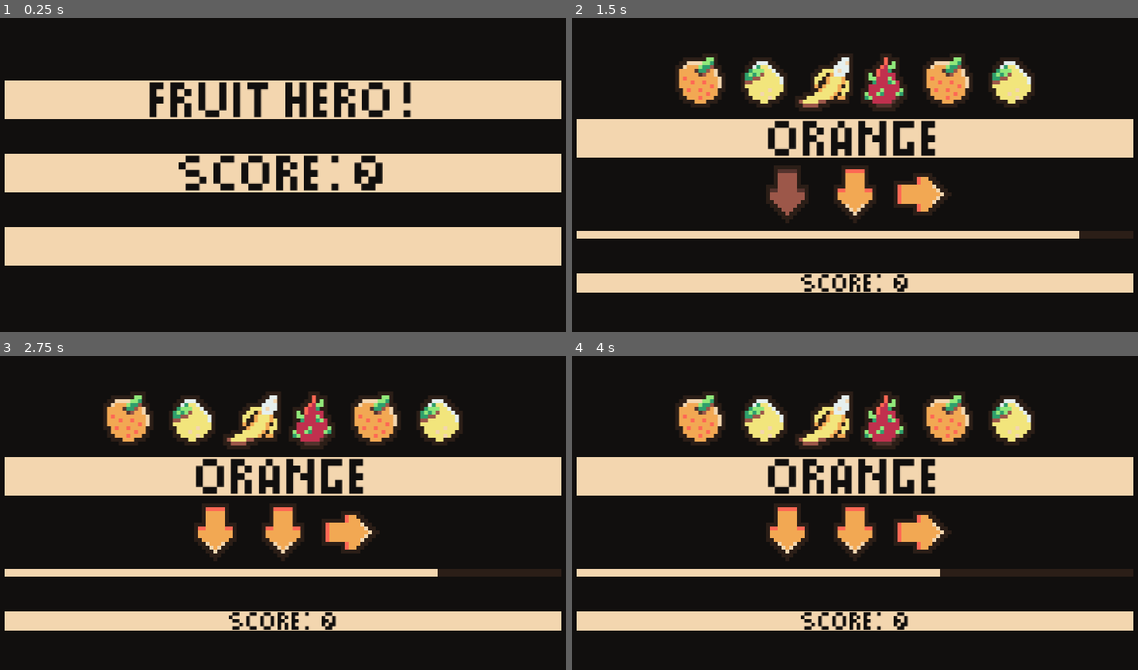
Above: before the commit, frames 1-4 (two rows, left to right).
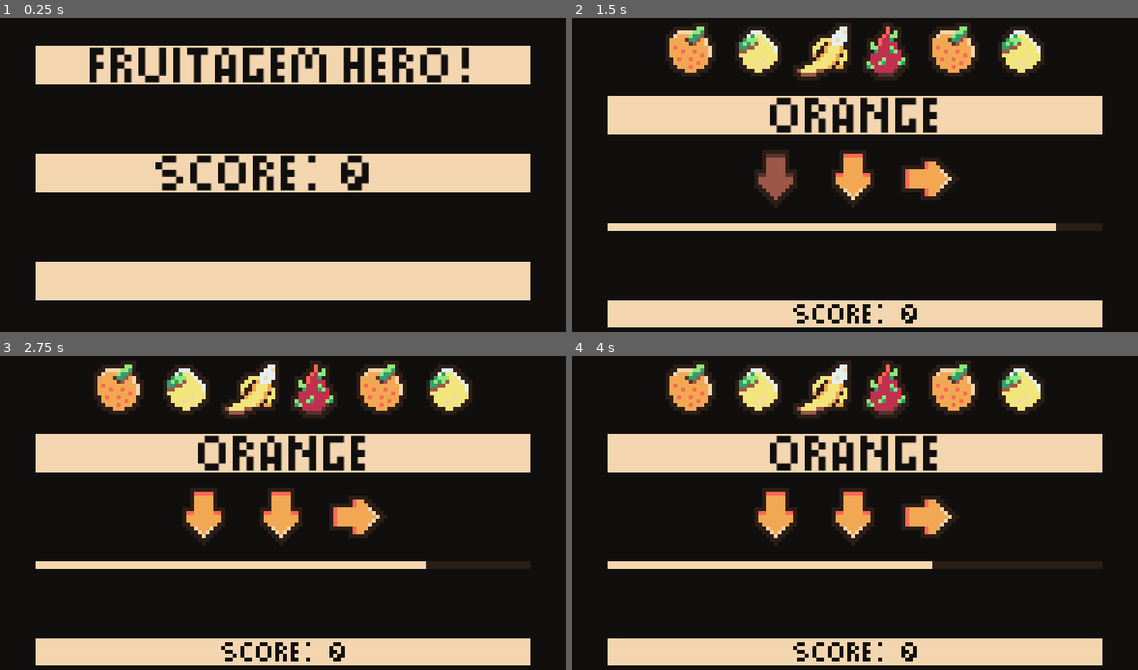
Above: after the commit, the same moments.

Repository: Jehree/FruitagemHero
Game: Godot game, scene res://game.tscn
Same seed, same stepped clock (60 frames per second), same inputs: the game is played once before the commit and once after it.
Inputs:
- Up to frame 1 (0.25 s): no input
- Up to frame 2 (1.5 s): tap Enter at 0.5 s; hold I (right) 0.53-1.28 s; hold E (down) from 1.28 s (still down)
- Up to frame 3 (2.75 s): release E (down) at 2.03 s; hold I (right) from 2.03 s (still down)
- Up to frame 4 (4 s): release I (right) at 2.78 s; hold U (up) 2.78-3.53 s; hold N (left) from 3.53 s (still down)

The runs differ from the first frame. In frame 1, 41% of the frame differs, in the area x 0-100%, y 8-90%; in frame 2, 44%; in frame 3, 44%, in the area x 0-100%, y 1-99%; in frame 4, 44%.

Commit message:
relocated controllers to dedicated nodes, reduced res to 160 x 90, make timer bar tick based

Diff:
--- a/arrow/arrow.tscn
+++ b/arrow/arrow.tscn
@@ -5,7 +5,7 @@
 [ext_resource type="Texture2D" uid="uid://bas7rn57hhfjp" path="res://assets/arrow_inactive_up.png" id="3_d2qln"]
 
 [node name="Arrow" type="TextureRect"]
-custom_minimum_size = Vector2(30, 30)
+custom_minimum_size = Vector2(15, 15)
 offset_right = 15.0
 offset_bottom = 15.0
 size_flags_horizontal = 4
--- a/arrow/arrow_controller.gd
+++ b/arrow/arrow_controller.gd
@@ -1,9 +1,10 @@
-extends HBoxContainer
+extends Node
 class_name ArrowController
 
 signal slice_success
 signal slice_error
 
+@export var arrow_parent_node: Node
 @export var arrow_scene: PackedScene
 var arrows: Array[Arrow]
 
@@ -53,7 +54,7 @@
 
 
 func clear_arrows() -> void:
-	for child in get_children():
+	for child in arrow_parent_node.get_children():
 		if child is not Arrow: continue
 		child.queue_free()
 
@@ -64,7 +65,7 @@
 	for type in arrows_to_spawn:
 		var arrow: Arrow = arrow_scene.instantiate()
 		arrow.type = type
-		add_child(arrow)
+		arrow_parent_node.add_child(arrow)
 		arrows.append(arrow)
 
 
--- a/fruit/fruit.tscn
+++ b/fruit/fruit.tscn
@@ -5,7 +5,7 @@
 [ext_resource type="Resource" uid="uid://d3bx7sxa6o76b" path="res://fruit/fruit_types/apple.tres" id="3_ixw42"]
 
 [node name="Fruit" type="TextureRect"]
-custom_minimum_size = Vector2(30, 30)
+custom_minimum_size = Vector2(15, 15)
 offset_right = 15.0
 offset_bottom = 15.0
 texture = ExtResource("1_ve554")
--- a/fruit/fruit_controller.gd
+++ b/fruit/fruit_controller.gd
@@ -1,4 +1,4 @@
-extends HBoxContainer
+extends Node
 class_name FruitController
 
 
@@ -7,6 +7,8 @@
 @export var fruit_scene: PackedScene
 @export var arrow_controller: ArrowController
 @export var fruit_name_label: Label
+@export var fruit_parent_node: Node
+
 var all_fruit: Array[Fruit]
 
 
@@ -18,12 +20,12 @@
 	for stats in fruit_stats:
 		var fruit: Fruit = fruit_scene.instantiate()
 		fruit.stats = stats
-		add_child(fruit)
+		fruit_parent_node.add_child(fruit)
 		all_fruit.append(fruit)
 
 
 func clear_fruit() -> void:
-	for f in get_children():
+	for f in fruit_parent_node.get_children():
 		if f is not Fruit: continue
 		f.queue_free()
 	all_fruit.clear()
--- a/game.tscn
+++ b/game.tscn
@@ -55,14 +55,26 @@
 game_screen = NodePath("../PanelContainer/MarginContainer/GameScreen")
 start_screen = NodePath("../PanelContainer/MarginContainer/StartScreen")
 fruit_collections = Array[ExtResource("2_mfdv2")]([ExtResource("3_iotsf"), ExtResource("4_e36ub"), ExtResource("5_hb5m1")])
-fruit_controller = NodePath("../PanelContainer/MarginContainer/GameScreen/VBoxContainer/FruitController")
+fruit_controller = NodePath("FruitController")
 level_timer = NodePath("../PanelContainer/MarginContainer/GameScreen/VBoxContainer/GameTimer")
 
-[node name="ScoreTracker" type="Node" parent="." node_paths=PackedStringArray("level_timer", "game_controller", "arrow_controller")]
+[node name="ScoreTracker" type="Node" parent="GameController" node_paths=PackedStringArray("level_timer", "game_controller", "arrow_controller")]
 script = ExtResource("6_e8heu")
-level_timer = NodePath("../PanelContainer/MarginContainer/GameScreen/VBoxContainer/GameTimer")
-game_controller = NodePath("../GameController")
-arrow_controller = NodePath("../PanelContainer/MarginContainer/GameScreen/VBoxContainer/ArrowController")
+level_timer = NodePath("../../PanelContainer/MarginContainer/GameScreen/VBoxContainer/GameTimer")
+game_controller = NodePath("..")
+arrow_controller = NodePath("../ArrowController")
+
+[node name="FruitController" type="Node" parent="GameController" node_paths=PackedStringArray("arrow_controller", "fruit_name_label", "fruit_parent_node")]
+script = ExtResource("1_eow3j")
+fruit_scene = ExtResource("1_ryrav")
+arrow_controller = NodePath("../ArrowController")
+fruit_name_label = NodePath("../../PanelContainer/MarginContainer/GameScreen/VBoxContainer/Panel/MarginContainer/FruitNameLabel")
+fruit_parent_node = NodePath("../../PanelContainer/MarginContainer/GameScreen/VBoxContainer/FruitContainer")
+
+[node name="ArrowController" type="Node" parent="GameController" node_paths=PackedStringArray("arrow_parent_node")]
+script = ExtResource("3_7jktm")
+arrow_parent_node = NodePath("../../PanelContainer/MarginContainer/GameScreen/VBoxContainer/ArrowContainer")
+arrow_scene = ExtResource("4_ryrav")
 
 [node name="PanelContainer" type="PanelContainer" parent="."]
 layout_mode = 1
@@ -81,37 +93,37 @@
 theme_override_constants/margin_bottom = 16
 
 [node name="GameScreen" type="Control" parent="PanelContainer/MarginContainer"]
+visible = false
 layout_mode = 2
 
 [node name="VBoxContainer" type="VBoxContainer" parent="PanelContainer/MarginContainer/GameScreen"]
-layout_mode = 2
-offset_right = 288.0
-offset_bottom = 148.0
-alignment = 1
-
-[node name="FruitController" type="HBoxContainer" parent="PanelContainer/MarginContainer/GameScreen/VBoxContainer" node_paths=PackedStringArray("arrow_controller", "fruit_name_label")]
+layout_mode = 1
+anchors_preset = 15
+anchor_right = 1.0
+anchor_bottom = 1.0
+grow_horizontal = 2
+grow_vertical = 2
+alignment = 1
+
+[node name="FruitContainer" type="HBoxContainer" parent="PanelContainer/MarginContainer/GameScreen/VBoxContainer"]
 layout_mode = 2
 theme_override_constants/separation = 2
 alignment = 1
-script = ExtResource("1_eow3j")
-fruit_scene = ExtResource("1_ryrav")
-arrow_controller = NodePath("../ArrowController")
-fruit_name_label = NodePath("../Panel/MarginContainer/Label")
-
-[node name="Fruit" parent="PanelContainer/MarginContainer/GameScreen/VBoxContainer/FruitController" instance=ExtResource("1_ryrav")]
-layout_mode = 2
-
-[node name="Fruit2" parent="PanelContainer/MarginContainer/GameScreen/VBoxContainer/FruitController" instance=ExtResource("1_ryrav")]
-layout_mode = 2
-
-[node name="Fruit3" parent="PanelContainer/MarginContainer/GameScreen/VBoxContainer/FruitController" instance=ExtResource("1_ryrav")]
-layout_mode = 2
-
-[node name="Fruit4" parent="PanelContainer/MarginContainer/GameScreen/VBoxContainer/FruitController" instance=ExtResource("1_ryrav")]
+
+[node name="Fruit" parent="PanelContainer/MarginContainer/GameScreen/VBoxContainer/FruitContainer" instance=ExtResource("1_ryrav")]
+layout_mode = 2
+
+[node name="Fruit2" parent="PanelContainer/MarginContainer/GameScreen/VBoxContainer/FruitContainer" instance=ExtResource("1_ryrav")]
+layout_mode = 2
+
+[node name="Fruit3" parent="PanelContainer/MarginContainer/GameScreen/VBoxContainer/FruitContainer" instance=ExtResource("1_ryrav")]
+layout_mode = 2
+
+[node name="Fruit4" parent="PanelContainer/MarginContainer/GameScreen/VBoxContainer/FruitContainer" instance=ExtResource("1_ryrav")]
 layout_mode = 2
 
 [node name="Panel" type="Panel" parent="PanelContainer/MarginContainer/GameScreen/VBoxContainer"]
-custom_minimum_size = Vector2(0, 20)
+custom_minimum_size = Vector2(0, 10)
 layout_mode = 2
 theme_override_styles/panel = SubResource("StyleBoxFlat_e2o6t")
 
@@ -128,37 +140,35 @@
 offset_bottom = 13.5
 grow_horizontal = 2
 grow_vertical = 2
-theme_override_constants/margin_bottom = 4
-
-[node name="Label" type="Label" parent="PanelContainer/MarginContainer/GameScreen/VBoxContainer/Panel/MarginContainer"]
-modulate = Color(0.0666667, 0.0588235, 0.054902, 1)
-layout_mode = 2
-size_flags_horizontal = 4
-theme_override_fonts/font = ExtResource("2_feb5d")
-theme_override_font_sizes/font_size = 18
+theme_override_constants/margin_bottom = 1
+
+[node name="FruitNameLabel" type="Label" parent="PanelContainer/MarginContainer/GameScreen/VBoxContainer/Panel/MarginContainer"]
+modulate = Color(0.0666667, 0.0588235, 0.054902, 1)
+layout_mode = 2
+size_flags_horizontal = 4
+theme_override_fonts/font = ExtResource("2_feb5d")
+theme_override_font_sizes/font_size = 9
 text = "Fruit!"
 horizontal_alignment = 1
 vertical_alignment = 1
 
-[node name="ArrowController" type="HBoxContainer" parent="PanelContainer/MarginContainer/GameScreen/VBoxContainer"]
+[node name="ArrowContainer" type="HBoxContainer" parent="PanelContainer/MarginContainer/GameScreen/VBoxContainer"]
 custom_minimum_size = Vector2(0, 15)
 layout_mode = 2
 theme_override_constants/separation = 5
 alignment = 1
-script = ExtResource("3_7jktm")
-arrow_scene = ExtResource("4_ryrav")
-
-[node name="Arrow" parent="PanelContainer/MarginContainer/GameScreen/VBoxContainer/ArrowController" instance=ExtResource("4_ryrav")]
-layout_mode = 2
-
-[node name="Arrow2" parent="PanelContainer/MarginContainer/GameScreen/VBoxContainer/ArrowController" instance=ExtResource("4_ryrav")]
-layout_mode = 2
-
-[node name="Arrow3" parent="PanelContainer/MarginContainer/GameScreen/VBoxContainer/ArrowController" instance=ExtResource("4_ryrav")]
-layout_mode = 2
-
-[node name="GameTimer" type="ProgressBar" parent="PanelContainer/MarginContainer/GameScreen/VBoxContainer" node_paths=PackedStringArray("timer")]
-custom_minimum_size = Vector2(0, 4)
+
+[node name="Arrow" parent="PanelContainer/MarginContainer/GameScreen/VBoxContainer/ArrowContainer" instance=ExtResource("4_ryrav")]
+layout_mode = 2
+
+[node name="Arrow2" parent="PanelContainer/MarginContainer/GameScreen/VBoxContainer/ArrowContainer" instance=ExtResource("4_ryrav")]
+layout_mode = 2
+
+[node name="Arrow3" parent="PanelContainer/MarginContainer/GameScreen/VBoxContainer/ArrowContainer" instance=ExtResource("4_ryrav")]
+layout_mode = 2
+
+[node name="GameTimer" type="ProgressBar" parent="PanelContainer/MarginContainer/GameScreen/VBoxContainer" node_paths=PackedStringArray("game_timer", "bar_tick_timer")]
+custom_minimum_size = Vector2(0, 2)
 layout_mode = 2
 theme_override_styles/background = SubResource("StyleBoxFlat_e8heu")
 theme_override_styles/fill = SubResource("StyleBoxFlat_rvswv")
@@ -166,18 +176,22 @@
 value = 50.0
 show_percentage = false
 script = ExtResource("12_7sc4i")
-timer = NodePath("Timer")
-
-[node name="Timer" type="Timer" parent="PanelContainer/MarginContainer/GameScreen/VBoxContainer/GameTimer"]
+game_timer = NodePath("GameTimer")
+bar_tick_timer = NodePath("BarTickTimer")
+
+[node name="GameTimer" type="Timer" parent="PanelContainer/MarginContainer/GameScreen/VBoxContainer/GameTimer"]
 wait_time = 5.0
 one_shot = true
 
+[node name="BarTickTimer" type="Timer" parent="PanelContainer/MarginContainer/GameScreen/VBoxContainer/GameTimer"]
+autostart = true
+
 [node name="Padding" type="Control" parent="PanelContainer/MarginContainer/GameScreen/VBoxContainer"]
 custom_minimum_size = Vector2(0, 10)
 layout_mode = 2
 
 [node name="Score" type="Panel" parent="PanelContainer/MarginContainer/GameScreen/VBoxContainer"]
-custom_minimum_size = Vector2(0, 10)
+custom_minimum_size = Vector2(0, 7)
 layout_mode = 2
 theme_override_styles/panel = SubResource("StyleBoxFlat_e2o6t")
 
@@ -194,6 +208,7 @@
 offset_bottom = 13.5
 grow_horizontal = 2
 grow_vertical = 2
+theme_override_constants/margin_top = 2
 theme_override_constants/margin_bottom = 1
 
 [node name="HBoxContainer" type="HBoxContainer" parent="PanelContainer/MarginContainer/GameScreen/VBoxContainer/Score/MarginContainer"]
@@ -205,7 +220,7 @@
 layout_mode = 2
 size_flags_horizontal = 4
 theme_override_fonts/font = ExtResource("2_feb5d")
-theme_override_font_sizes/font_size = 9
+theme_override_font_sizes/font_size = 5
 text = "Score:"
 horizontal_alignment = 1
 vertical_alignment = 1
@@ -215,22 +230,21 @@
 layout_mode = 2
 size_flags_horizontal = 4
 theme_override_fonts/font = ExtResource("2_feb5d")
-theme_override_font_sizes/font_size = 9
+theme_override_font_sizes/font_size = 5
 text = "0"
 horizontal_alignment = 1
 vertical_alignment = 1
 script = ExtResource("8_rvswv")
-score_tracker = NodePath("../../../../../../../../ScoreTracker")
+score_tracker = NodePath("../../../../../../../../GameController/ScoreTracker")
 
 [node name="StartScreen" type="Control" parent="PanelContainer/MarginContainer" node_paths=PackedStringArray("menu_label", "press_any_key_timer", "press_any_key_label", "score_label", "score_tracker")]
-visible = false
 layout_mode = 2
 script = ExtResource("12_80cx4")
 menu_label = NodePath("VBoxContainer/FruitHeroPanel/MarginContainer/Label")
 press_any_key_timer = NodePath("PressAnyKeyTimer")
 press_any_key_label = NodePath("VBoxContainer/AnyKeyPanel/MarginContainer/Label")
 score_label = NodePath("VBoxContainer/ScorePanel/MarginContainer/HBoxContainer/ScoreValue")
-score_tracker = NodePath("../../../ScoreTracker")
+score_tracker = NodePath("../../../GameController/ScoreTracker")
 
 [node name="VBoxContainer" type="VBoxContainer" parent="PanelContainer/MarginContainer/StartScreen"]
 layout_mode = 1
@@ -242,7 +256,7 @@
 alignment = 1
 
 [node name="FruitHeroPanel" type="Panel" parent="PanelContainer/MarginContainer/StartScreen/VBoxContainer"]
-custom_minimum_size = Vector2(0, 20)
+custom_minimum_size = Vector2(0, 10)
 layout_mode = 2
 theme_override_styles/panel = SubResource("StyleBoxFlat_e2o6t")
 
@@ -259,15 +273,15 @@
 offset_bottom = 13.5
 grow_horizontal = 2
 grow_vertical = 2
-theme_override_constants/margin_bottom = 4
+theme_override_constants/margin_bottom = 1
 
 [node name="Label" type="Label" parent="PanelContainer/MarginContainer/StartScreen/VBoxContainer/FruitHeroPanel/MarginContainer"]
 modulate = Color(0.0666667, 0.0588235, 0.054902, 1)
 layout_mode = 2
 size_flags_horizontal = 4
 theme_override_fonts/font = ExtResource("2_feb5d")
-theme_override_font_sizes/font_size = 18
-text = "Fruit Hero!"
+theme_override_font_sizes/font_size = 9
+text = "Fruitagem Hero!"
 horizontal_alignment = 1
 vertical_alignment = 1
 
@@ -276,7 +290,7 @@
 layout_mode = 2
 
 [node name="ScorePanel" type="Panel" parent="PanelContainer/MarginContainer/StartScreen/VBoxContainer"]
-custom_minimum_size = Vector2(0, 20)
+custom_minimum_size = Vector2(0, 10)
 layout_mode = 2
 theme_override_styles/panel = SubResource("StyleBoxFlat_e2o6t")
 
@@ -293,7 +307,7 @@
 offset_bottom = 13.5
 grow_horizontal = 2
 grow_vertical = 2
-theme_override_constants/margin_bottom = 4
+theme_override_constants/margin_bottom = 1
 
 [node name="HBoxContainer" type="HBoxContainer" parent="PanelContainer/MarginContainer/StartScreen/VBoxContainer/ScorePanel/MarginContainer"]
 layout_mode = 2
@@ -303,7 +317,7 @@
 layout_mode = 2
 size_flags_horizontal = 4
 theme_override_fonts/font = ExtResource("2_feb5d")
-theme_override_font_sizes/font_size = 18
+theme_override_font_sizes/font_size = 9
 text = "Score:"
 horizontal_alignment = 1
 vertical_alignment = 1
@@ -313,7 +327,7 @@
 layout_mode = 2
 size_flags_horizontal = 4
 theme_override_fonts/font = ExtResource("2_feb5d")
-theme_override_font_sizes/font_size = 18
+theme_override_font_sizes/font_size = 9
 text = "0"
 horizontal_alignment = 1
 vertical_alignment = 1
@@ -323,7 +337,7 @@
 layout_mode = 2
 
 [node name="AnyKeyPanel" type="Panel" parent="PanelContainer/MarginContainer/StartScreen/VBoxContainer"]
-custom_minimum_size = Vector2(0, 20)
+custom_minimum_size = Vector2(0, 10)
 layout_mode = 2
 theme_override_styles/panel = SubResource("StyleBoxFlat_e2o6t")
 
@@ -340,14 +354,14 @@
 offset_bottom = 13.5
 grow_horizontal = 2
 grow_vertical = 2
-theme_override_constants/margin_bottom = 4
+theme_override_constants/margin_bottom = 1
 
 [node name="Label" type="Label" parent="PanelContainer/MarginContainer/StartScreen/VBoxContainer/AnyKeyPanel/MarginContainer"]
 modulate = Color(0.0666667, 0.0588235, 0.054902, 1)
 layout_mode = 2
 size_flags_horizontal = 4
 theme_override_fonts/font = ExtResource("2_feb5d")
-theme_override_font_sizes/font_size = 18
+theme_override_font_sizes/font_size = 9
 text = "Press any key..."
 horizontal_alignment = 1
 vertical_alignment = 1
--- a/project.godot
+++ b/project.godot
@@ -15,10 +15,16 @@
 config/features=PackedStringArray("4.4", "GL Compatibility")
 config/icon="res://icon.svg"
 
+[debug]
+
+gdscript/warnings/untyped_declaration=1
+gdscript/warnings/return_value_discarded=1
+gdscript/warnings/integer_division=0
+
 [display]
 
-window/size/viewport_width=320
-window/size/viewport_height=180
+window/size/viewport_width=160
+window/size/viewport_height=90
 window/size/window_width_override=640
 window/size/window_height_override=360
 window/stretch/mode="canvas_items"
--- a/scripts/game_controller.gd
+++ b/scripts/game_controller.gd
@@ -16,14 +16,14 @@
 func _ready() -> void:
 	start_screen.start_game_requested.connect(_on_start_game_requested)
 	fruit_controller.level_completed.connect(_on_level_completed)
-	level_timer.timer.timeout.connect(_on_level_timer_timeout)
+	level_timer.game_timer.timeout.connect(_on_level_timer_timeout)
 	_switch_to_start_screen()
 
 
 func _on_level_completed() -> void:
 	is_transitioning = true
 
-	level_timer.timer.paused = true
+	level_timer.game_timer.paused = true
 	await get_tree().create_timer(Settings.settings.level_transition_delay).timeout
 	_new_level()
 
@@ -71,9 +71,8 @@
 	fruit_controller.spawn_fruit(random_fruit_stats)
 	fruit_controller.setup_next_fruit_arrows(true)
 
-	level_timer.timer.wait_time = level_time
-	level_timer.timer.paused = false
-	level_timer.timer.start()
+	level_timer.game_timer.wait_time = level_time
+	level_timer.start_game_timer()
 
 	if not is_first_level:
 		level_advanced.emit()
--- a/scripts/level_timer.gd
+++ b/scripts/level_timer.gd
@@ -1,8 +1,21 @@
 extends ProgressBar
 class_name LevelTimer
 
-@export var timer: Timer
+@export var game_timer: Timer
+@export var bar_tick_timer: Timer
 
 
-func _process(_delta: float) -> void:
-	value = (timer.time_left / timer.wait_time) * 100
+func _ready() -> void:
+	bar_tick_timer.wait_time = Settings.settings.timer_bar_tick_delay
+	bar_tick_timer.timeout.connect(_on_bar_tick_timer_timeout)
+
+
+func _on_bar_tick_timer_timeout() -> void:
+	value = (game_timer.time_left / game_timer.wait_time) * 100
+
+
+func start_game_timer() -> void:
+	value = 100
+	game_timer.paused = false
+	game_timer.start()
+	bar_tick_timer.start()
--- a/scripts/score_tracker.gd
+++ b/scripts/score_tracker.gd
@@ -20,6 +20,7 @@
 	game_controller.game_started.connect(_on_game_start)
 	game_controller.level_advanced.connect(_on_level_advanced)
 	arrow_controller.slice_error.connect(_on_slice_error)
+	arrow_controller.slice_success.connect(_on_slice_success)
 
 
 func _on_game_start() -> void:
@@ -28,7 +29,6 @@
 
 
 func _on_level_advanced() -> void:
-	score += 100
 	score += int(level_timer.value)
 
 	if not error_this_level:
@@ -37,6 +37,10 @@
 	error_this_level = false
 
 
+func _on_slice_success() -> void:
+	score += int(100 / Settings.settings.num_of_fruit_per_level)
+
+
 func _on_slice_error() -> void:
 	error_this_level = true
 
--- a/scripts/settings/default_settings.tres
+++ b/scripts/settings/default_settings.tres
@@ -7,6 +7,7 @@
 fruit_transition_delay = 0.2
 level_transition_delay = 0.3
 press_any_key_delay = 0.25
+timer_bar_tick_delay = 0.15
 starting_time_per_level = 10.0
 time_per_level_multiplier = 0.9
 num_of_fruit_per_level = 6
--- a/scripts/settings/settings_resource.gd
+++ b/scripts/settings/settings_resource.gd
@@ -5,6 +5,7 @@
 @export var fruit_transition_delay: float
 @export var level_transition_delay: float
 @export var press_any_key_delay: float
+@export var timer_bar_tick_delay: float
 
 @export_category("Difficulty")
 @export var starting_time_per_level: float
